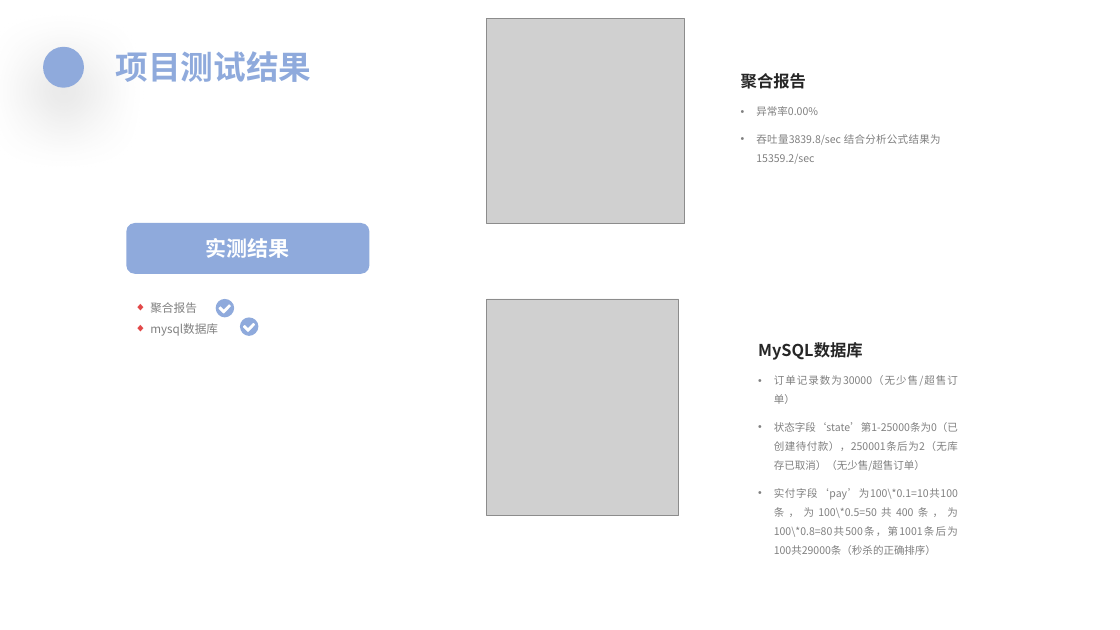
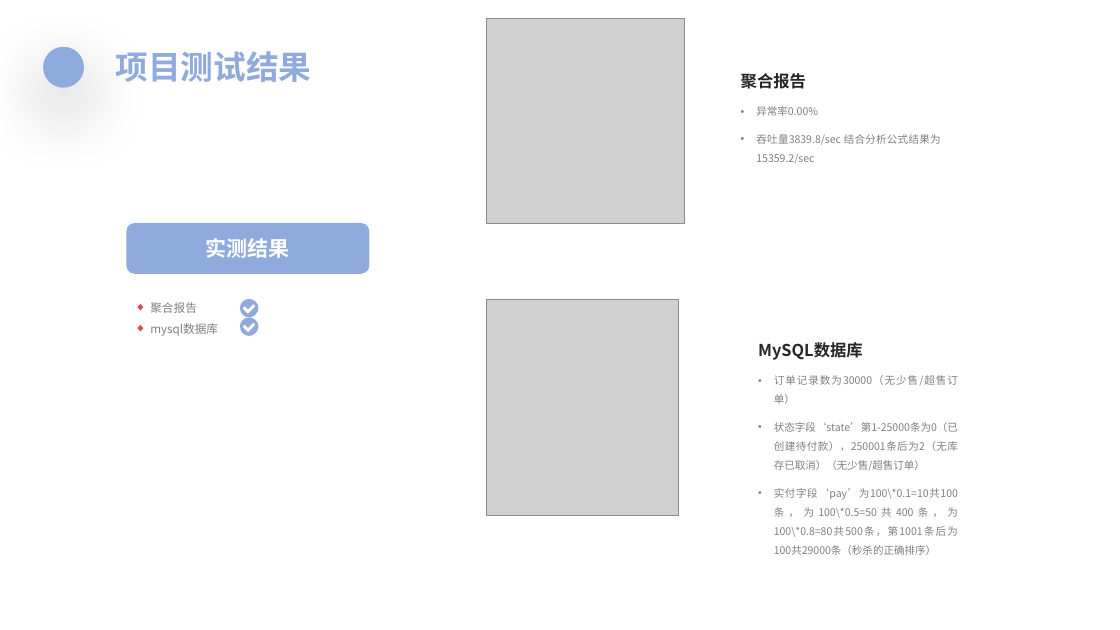
Before and after one commit to FlyRenxing/store-queue, a slide deck: slide 18 of doc/想不出商城介绍.pptx. Drawn at 1120x630 pixels with LibreOffice and Linux fonts; fonts in the diff are those of the drawing; grey boxes stand for pictures. Boxes give left, top, right and bottom in pixels: in the first picture for what was removed or moved away, otherwise in the second. Text is boxed around its words. In the diff, an @@ line names an element or a change of style, - is before the commit and + after.

```diff
--- a/doc/想不出商城介绍.pptx
+++ b/doc/想不出商城介绍.pptx
@@ freeform shape: place and size @@
-freeform shape at <box>216,299,234,318</box>
+freeform shape at <box>240,299,259,318</box>
```
Also in this commit, not shown: 2 other slides changed, 2 other files.
